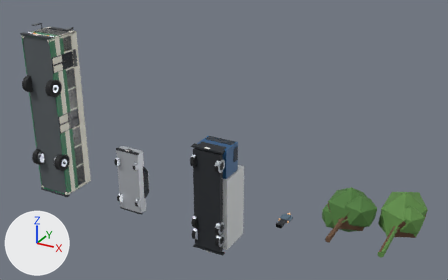
One commit to the Blender file tools/bus-model.blend: the scene before it, then after it.
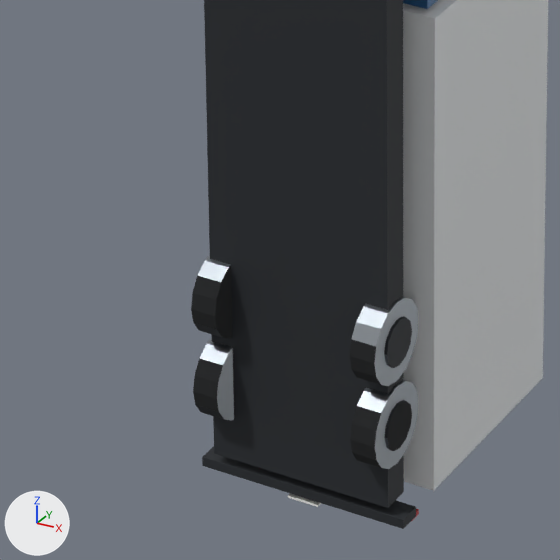
The first picture shows the older version from a 50 mm camera at (30.2, -28.8, 19.1) aimed at (12.4, 3.6, 2.9). The close-ups show the older and then the newer version on the part from 36% to 55% of the width and 64% to 93% of the height of that picture. Only the edits that show in the close-ups are written down. Lighting does not change. The marker at lower left points along +X, +Y and +Z.

The first close-up shows 'Truck'.
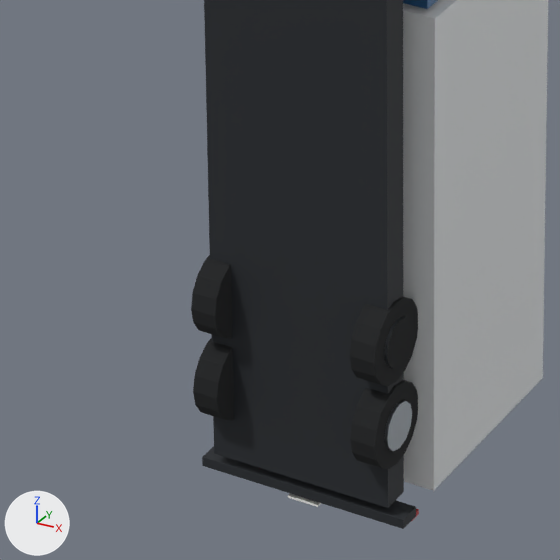
Pixel boxes (x1, y1, x2, y2) of what changed, in the close-ups (560 x 560 px):
part 1 of me_truck, recoloured: (387, 317, 412, 368) in both
part 2 of me_truck, recoloured: (384, 317, 405, 451) in both
part 3 of me_truck, recoloured: (387, 401, 412, 451) in both
part 4 of me_truck, recoloured: (197, 255, 234, 421) in both
part 5 of me_truck, recoloured: (352, 297, 418, 469) in both

Edits to the bpy script that builds the scene:
```text
Change me_truck:
    where me_truck.from_pydata(...)  # 456 vertices, 282 faces; spans x -1.15..1.15, y 0.0..3.08, z -3.57..3.73
    used by ob_truck; location = (13.0, 0.0, 0.0)
    me_truck part 1: 11 of the faces centred in x 0.85..1.01, y 0.19..0.82, z -2.85..-1.55 switch from mat_cartrim (black #24282d) to mat_cartire (black #191b1d)
    me_truck part 2: 16 of the faces centred in x 0.87, y 0.2..0.58, z -2.67..-1.33 switch from mat_cartrim (black #24282d) to mat_carhub (grey #9aa0a6)
    me_truck part 3: 6 of the faces centred in x 0.73..1.01, y 0.42..0.64, z -2.45..-1.39 switch from mat_cartire (black #191b1d) to mat_carhub (grey #9aa0a6)
    me_truck part 4: 14 of the faces centred in x -0.98..-0.72, y 0.19..0.82, z -2.45..-1.15 switch from mat_carhub (grey #9aa0a6) to mat_cartire (black #191b1d)
    me_truck part 5: 13 of the faces centred in x 0.85..0.98, y 0.08..0.76, z -2.45..-1.15 switch from mat_carhub (grey #9aa0a6) to mat_cartire (black #191b1d)
```
